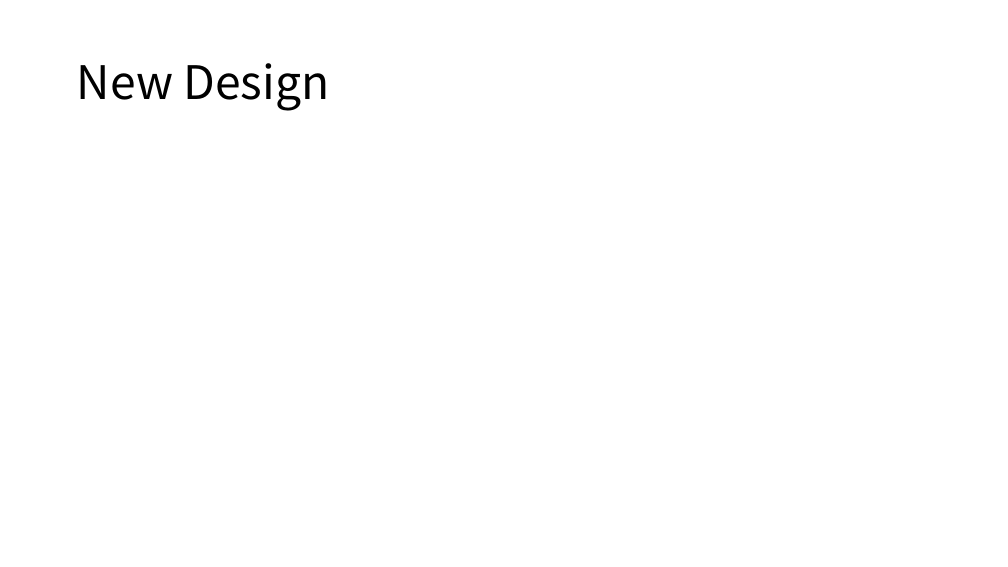
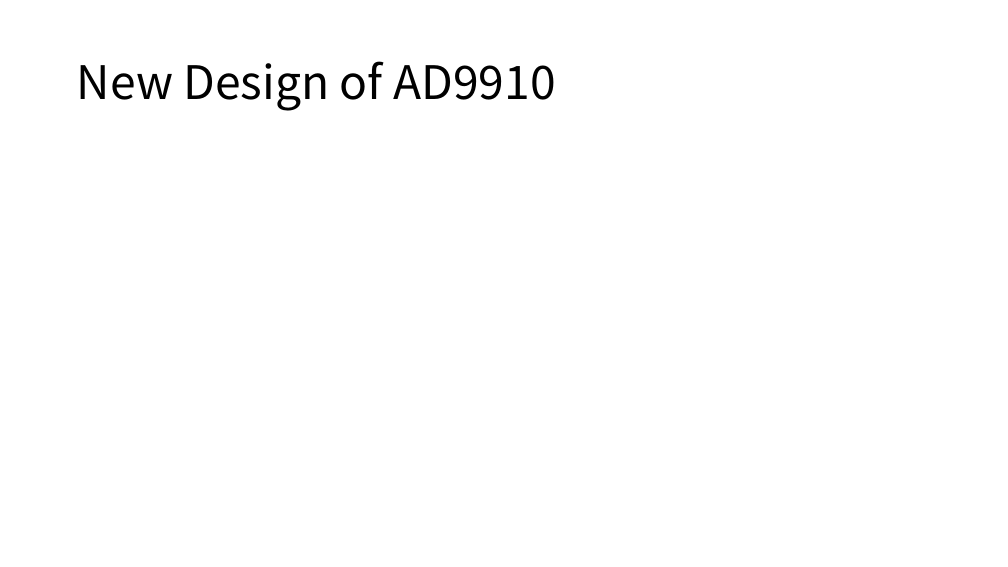
Before and after one commit to snu-quiqcl/AD9910, a slide deck: slide 14 of AD9912_MODULE.pptx. Drawn at 1008x567 pixels with LibreOffice and Linux fonts; fonts in the diff are those of the drawing. Boxes give left, top, right and bottom in pixels: in the first picture for what was removed or moved away, otherwise in the second. Text is boxed around its words. In the diff, an @@ line names an element or a change of style, - is before the commit and + after.

```diff
--- a/AD9912_MODULE.pptx
+++ b/AD9912_MODULE.pptx
@@ title at box(77, 61, 555, 111): text changed @@
-New Design
+New Design of AD9910
```
Also in this commit, not shown: 2 other slides changed, 4 slides added, 1 slide removed, 1 other file.
